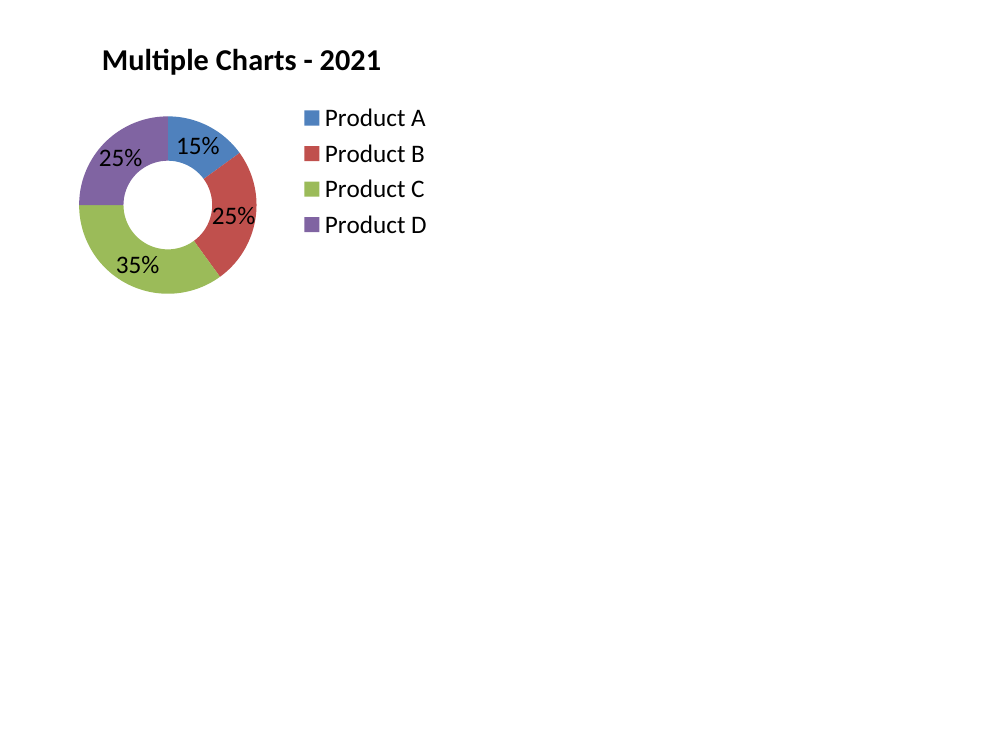
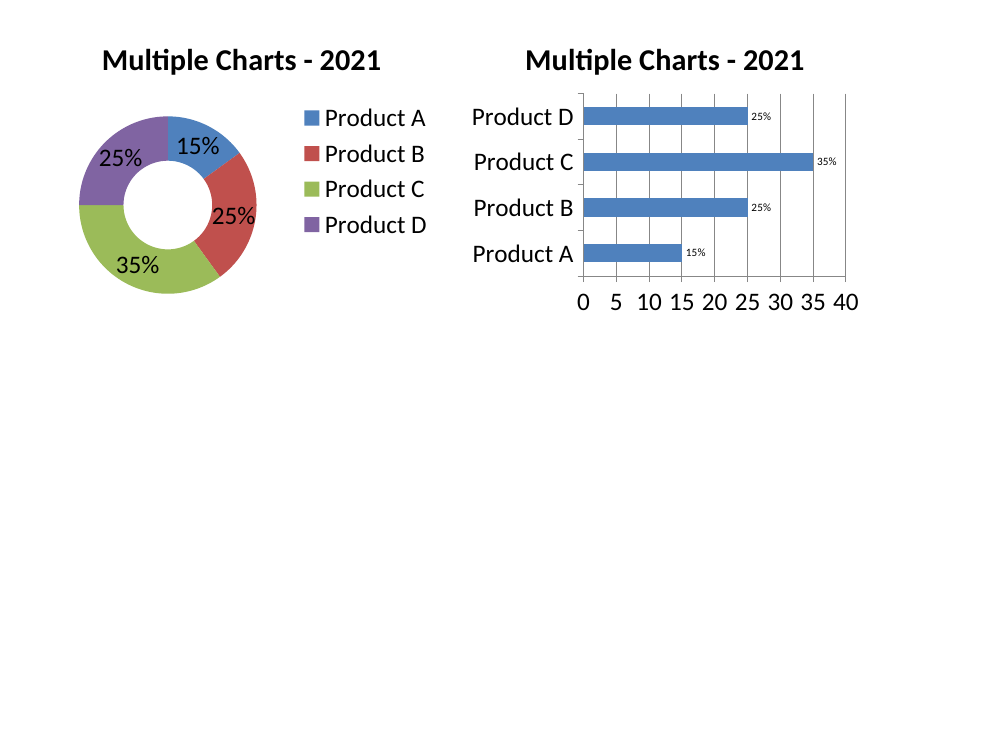
Before and after one commit to FazliddinFayziev/Analyse-pptx-file, a slide deck: slide 1 of charts/done.pptx. Drawn at 1008x756 pixels with LibreOffice and Linux fonts; fonts in the diff are those of the drawing. Boxes give left, top, right and bottom in pixels: in the first picture for what was removed or moved away, otherwise in the second. Text is boxed around its words. In the diff, an @@ line names an element or a change of style, - is before the commit and + after.

Commit message:
creating 4 different charts based on needed, fully automated ) (chat_logic.py)

```diff
--- a/charts/done.pptx
+++ b/charts/done.pptx
@@ bar chart added at box(464, 20, 867, 323) @@
+title "Multiple Charts - 2021"
+categories: Product A, Product B, Product C, Product D
+Series 1: 15, 25, 35, 25
```
Also in this commit, not shown: 13 other files.
